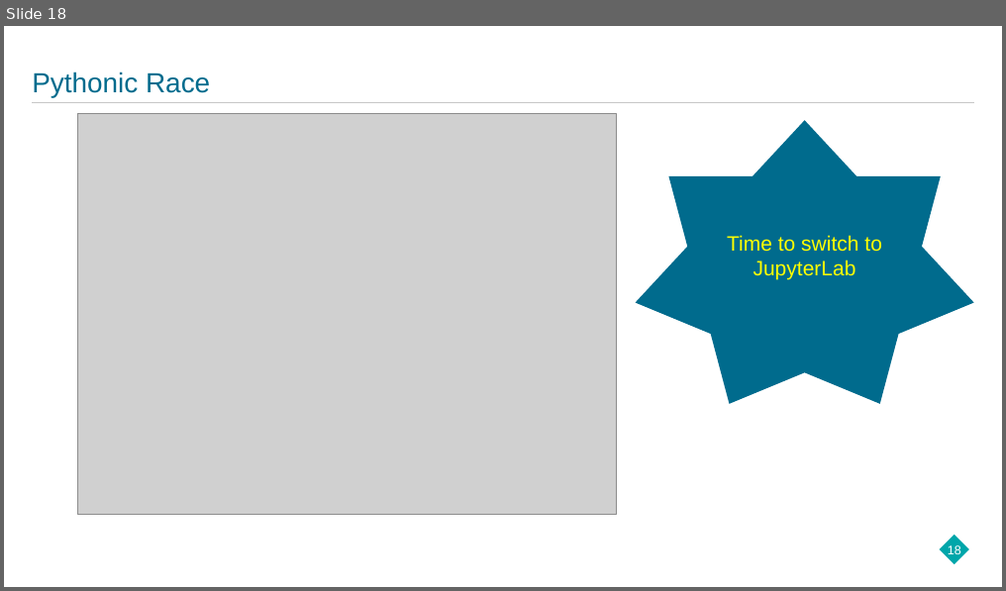
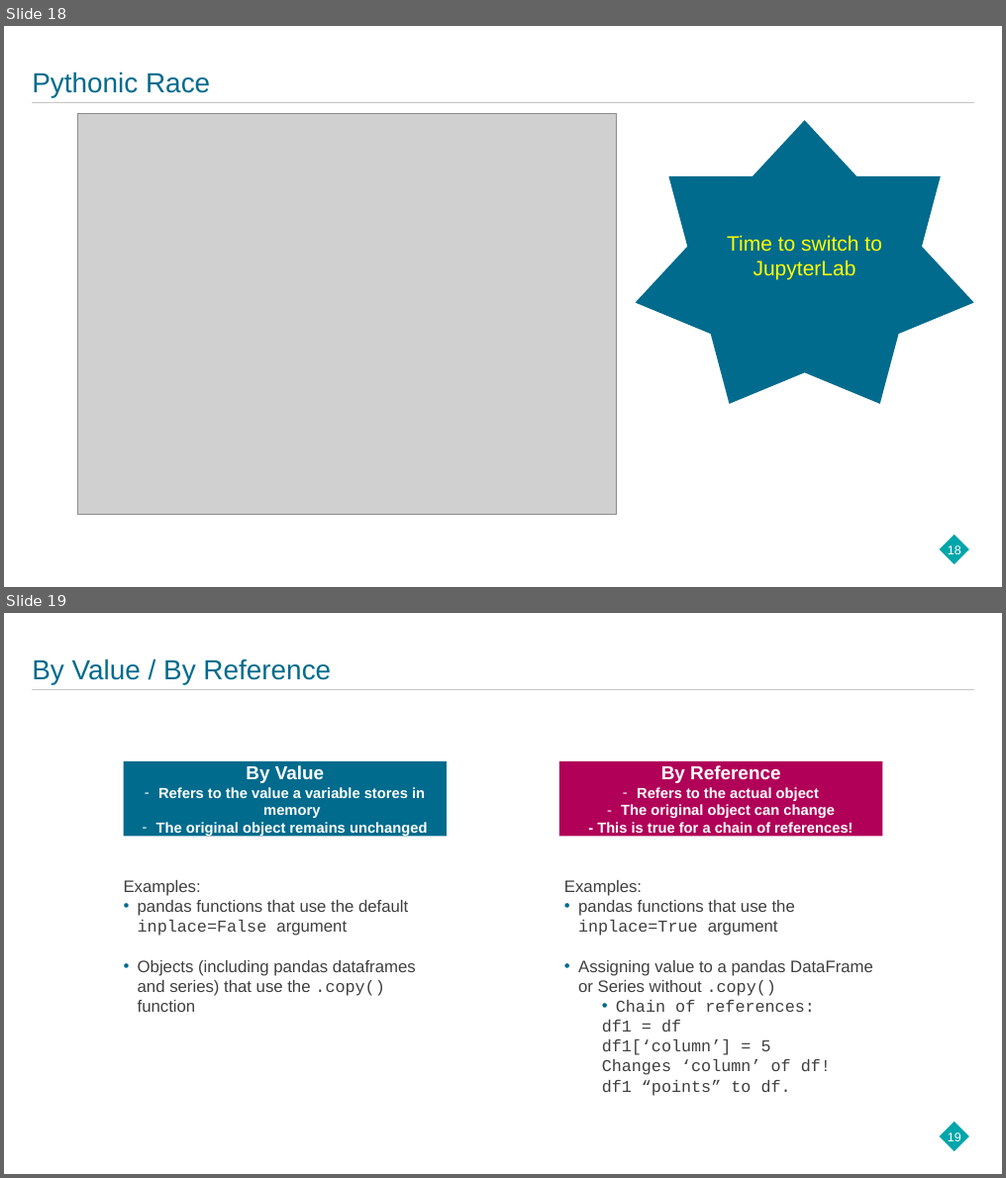
Before and after one commit to hanewinckel/ppas-python, a slide deck: Presentations/PPAS_BasicDataManipulation-Python.pptx. Shown one above the other, each under a label of ours: slide 18 before the commit, slides 18 and 19 after it. The pictures are 1006x591 and 1006x1178 pixels, drawn with LibreOffice and Linux fonts; fonts in the diff are those of the drawing; grey boxes stand for pictures; background and template pictures are left out. Boxes give left, top, right and bottom in pixels: in the first picture for what was removed or moved away, otherwise in the second. Text is boxed around its words. In the diff, an @@ line names an element or a change of style, - is before the commit and + after.

```diff
--- a/Presentations/PPAS_BasicDataManipulation-Python.pptx
+++ b/Presentations/PPAS_BasicDataManipulation-Python.pptx
@@ slide 19 added at <box>4,613,1002,1174</box>, background #FFFFFF; not listed: 3 template elements that a slide beside it also shows @@
@@ title added at <box>32,659,331,684</box>, 26.7 pt, text #006B8D @@
+By Value / By Reference
@@ rectangle added at <box>123,761,447,836</box>, fill #006B8D, 14 pt, text #FFFFFF, bold @@
+By Value
+– Refers to the value a variable stores in memory
+– The original object remains unchanged
@@ rectangle added at <box>559,761,883,836</box>, fill #B10058, 14 pt, text #FFFFFF, bold @@
+By Reference
+– Refers to the actual object
+– The original object can change
+- This is true for a chain of references!
@@ text added at <box>124,880,416,1012</box>, 16 pt, text #3F3F3F @@
+Examples:
+• pandas functions that use the default inplace=False argument
+• Objects (including pandas dataframes and series) that use the .copy() function
@@ text added at <box>564,880,873,1096</box>, 16 pt, text #3F3F3F @@
+Examples:
+• pandas functions that use the inplace=True argument
+• Assigning value to a pandas DataFrame or Series without .copy()
+  • Chain of references:
+  df1 = df
+  df1[‘column’] = 5
+  Changes ‘column’ of df!
+  df1 “points” to df.
```
Also in this commit, not shown: 3 slides changed, 3 other slides added, 1 slide removed.
